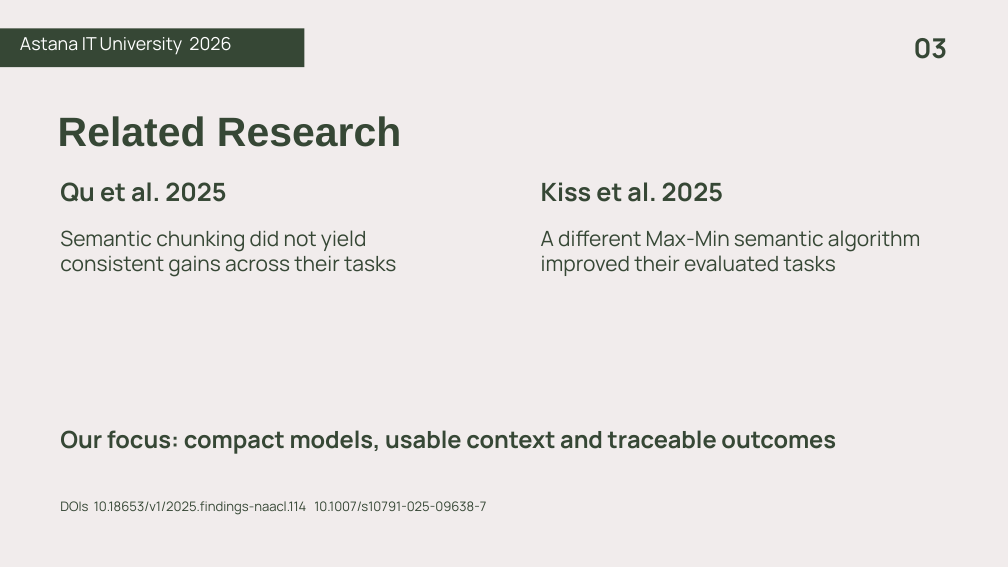
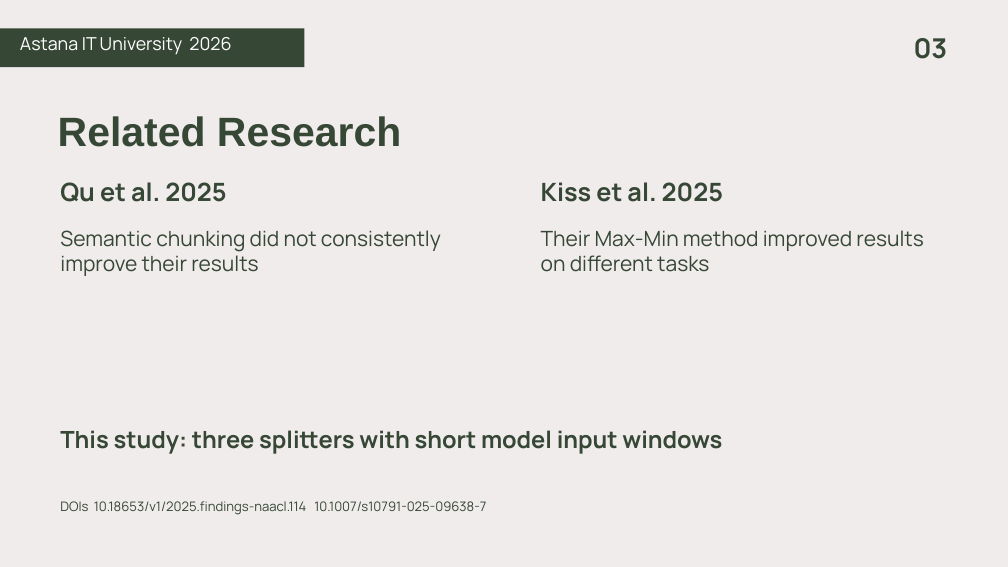
Before and after one commit to aahhaha/rag-chunking-assignment4, a slide deck: slide 3 of final/submission/Final_Defence_Aibyn_Samat.pptx. Drawn at 1008x567 pixels with LibreOffice and Linux fonts; fonts in the diff are those of the drawing. Boxes give left, top, right and bottom in pixels: in the first picture for what was removed or moved away, otherwise in the second. Text is boxed around its words. In the diff, an @@ line names an element or a change of style, - is before the commit and + after.

```diff
--- a/final/submission/Final_Defence_Aibyn_Samat.pptx
+++ b/final/submission/Final_Defence_Aibyn_Samat.pptx
@@ text at (60, 230, 441, 276): text changed @@
-Semantic chunking did not yield consistent gains across their tasks
+Semantic chunking did not consistently improve their results
@@ text at (541, 230, 923, 272): text changed @@
-A different Max-Min semantic algorithm improved their evaluated tasks
+Their Max-Min method improved results on different tasks
@@ text at (60, 430, 722, 454): text changed @@
-Our focus: compact models, usable context and traceable outcomes
+This study: three splitters with short model input windows
```
Also in this commit, not shown: 8 other slides changed, 19 other files.
